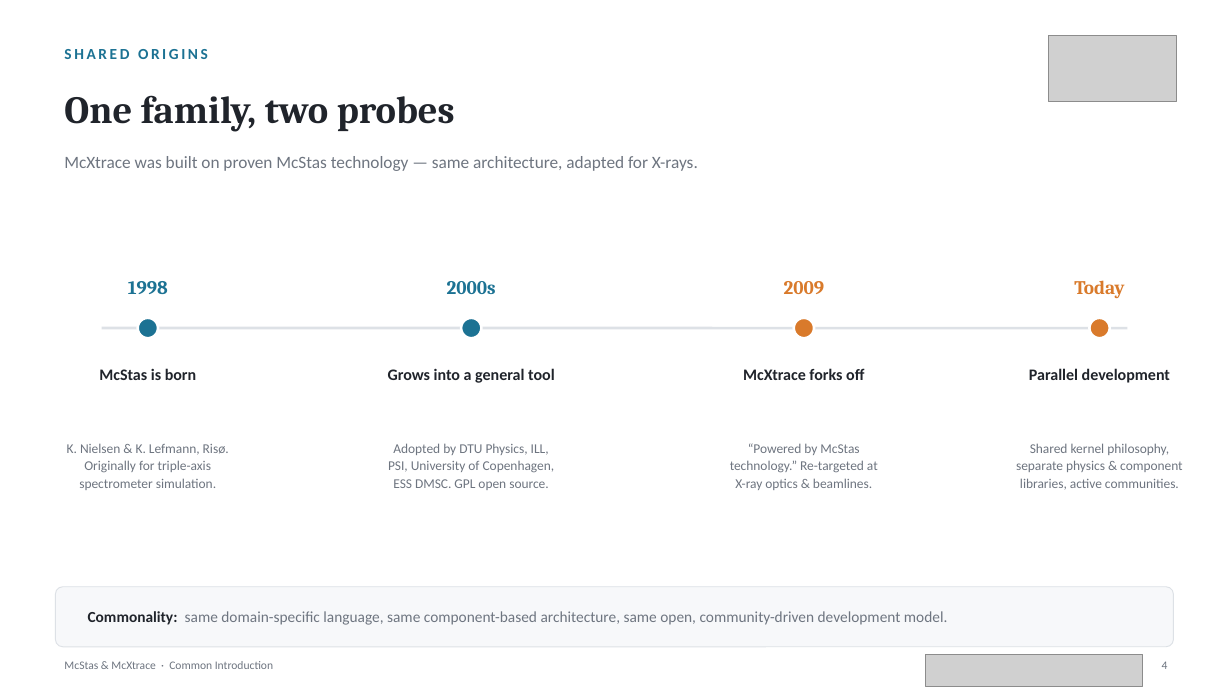
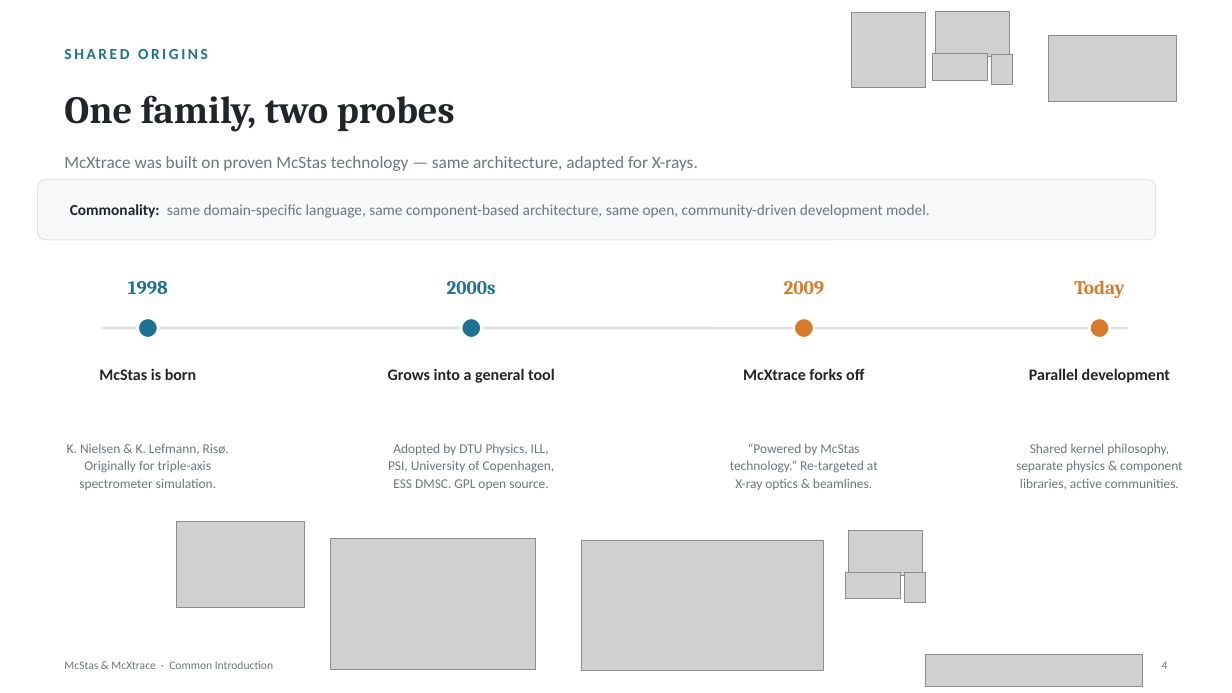
Before and after one commit to mccode-dev/PaNRAID, a slide deck: slide 4 of 21_September_Monday/01_Intro_and_General_Concepts/McStas_McXtrace_Common_Introduction.pptx. Drawn at 1232x693 pixels with LibreOffice and Linux fonts; fonts in the diff are those of the drawing; grey boxes stand for pictures. Boxes give left, top, right and bottom in pixels: in the first picture for what was removed or moved away, otherwise in the second. Text is boxed around its words. In the diff, an @@ line names an element or a change of style, - is before the commit and + after.

```diff
--- a/21_September_Monday/01_Intro_and_General_Concepts/McStas_McXtrace_Common_Introduction.pptx
+++ b/21_September_Monday/01_Intro_and_General_Concepts/McStas_McXtrace_Common_Introduction.pptx
@@ group added at box(851, 12, 1012, 88): 4 pictures @@
@@ rounded rectangle: place and size @@
-rounded rectangle at box(55, 587, 1174, 647)
+rounded rectangle at box(38, 180, 1156, 240)
@@ text "Commonality: same domain-specific language, same ...": place and size @@
-text "Commonality: same domain-specific language, same ..." at box(88, 611, 948, 625)
+text "Commonality: same domain-specific language, same ..." at box(70, 204, 930, 218)
@@ picture added at box(177, 521, 305, 608) @@
@@ picture added at box(331, 539, 536, 670) @@
@@ picture added at box(848, 531, 923, 575) @@
@@ picture added at box(581, 541, 823, 670) @@
@@ picture added at box(846, 572, 901, 599) @@
@@ picture added at box(905, 573, 925, 603) @@
```
Also in this commit, not shown: 4 other slides changed, 1 slide added.
